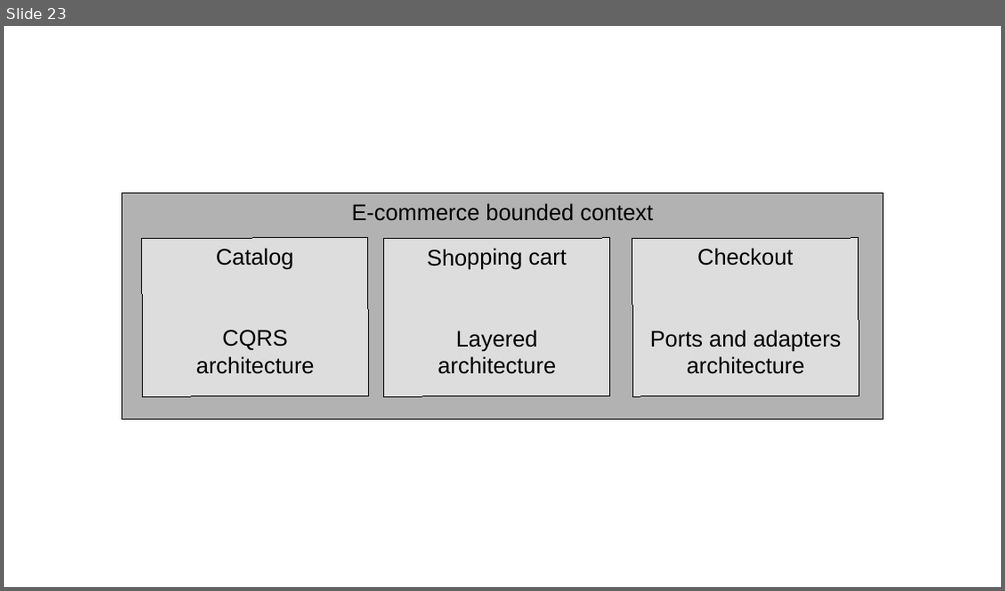
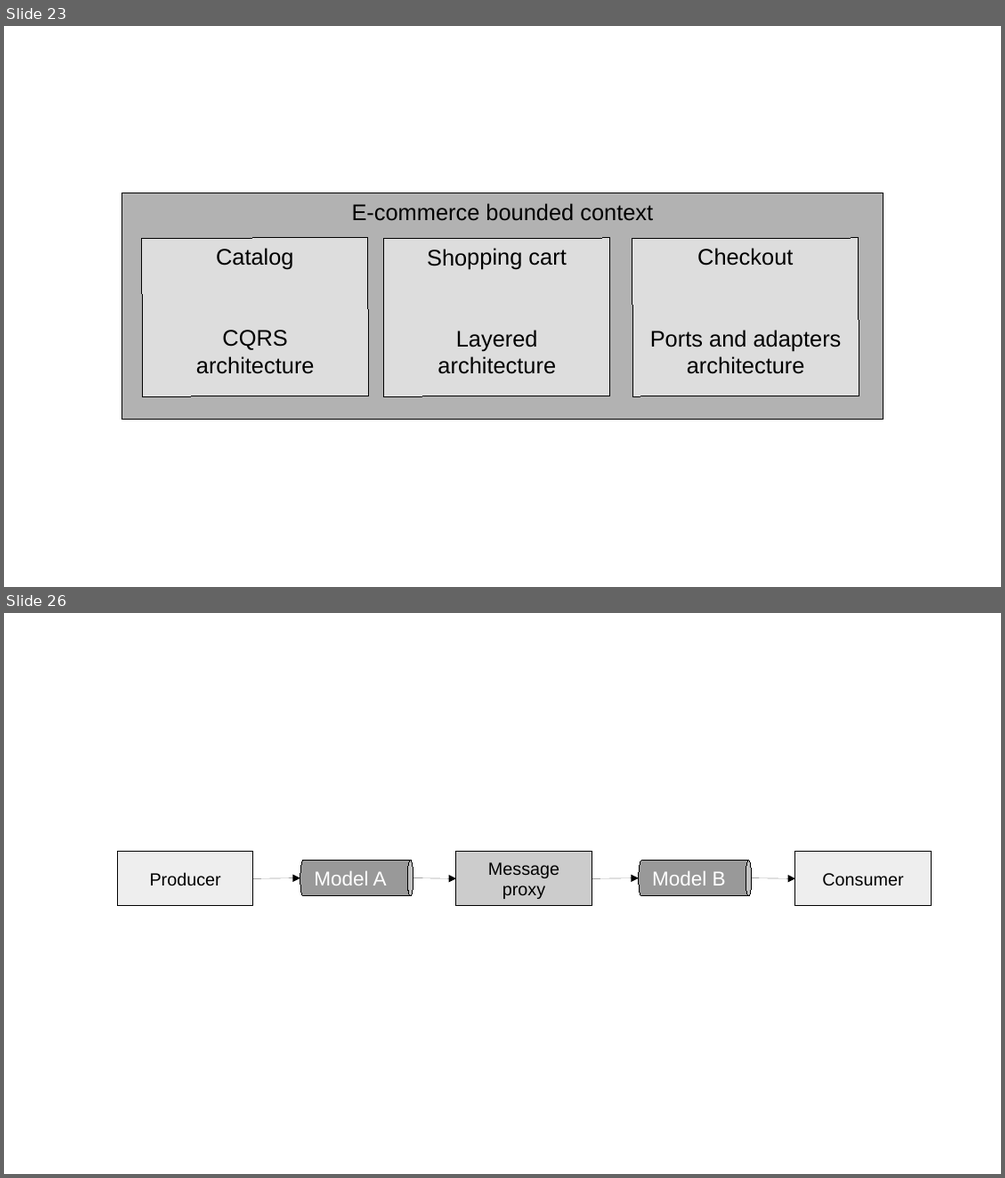
Before and after one commit to megakevin/end-point-blog, a slide deck: 2025/09/high-level-system-analysis-and-design-ddd-part-1/diagrams.odp. Shown one above the other, each under a label of ours: slide 23 before the commit, slides 23 and 26 after it; the slides between them are not shown. The pictures are 1005x591 and 1005x1178 pixels, drawn with LibreOffice and Linux fonts; fonts in the diff are those of the drawing. Boxes give left, top, right and bottom in pixels: in the first picture for what was removed or moved away, otherwise in the second. Text is boxed around its words. In the diff, an @@ line names an element or a change of style, - is before the commit and + after.

```diff
--- a/2025/09/high-level-system-analysis-and-design-ddd-part-1/diagrams.odp
+++ b/2025/09/high-level-system-analysis-and-design-ddd-part-1/diagrams.odp
@@ slide 26 added at (4,613,1001,1174), background #FFFFFF @@
@@ rectangle added at (95,834,954,925), fill #FFFFFF, outline #FFFFFF 0 pt @@
@@ rectangle added at (118,852,254,906), fill #EEEEEE, outline #000000 0 pt, 14 pt, text #000000 @@
+Producer
@@ rectangle added at (456,852,592,906), fill #CCCCCC, outline #000000 0 pt, 14 pt, text #000000 @@
+Message proxy
@@ rectangle added at (795,852,931,906), fill #EEEEEE, outline #000000 0 pt, 14 pt, text #000000 @@
+Consumer
@@ arrow added from (254, 879) to (300, 878), #000000 0 pt @@
@@ cylinder added at (300,860,413,896), fill #999999, outline #000000 0 pt @@
@@ text added at (314,871,387,885), 16 pt, text #FFFFFF @@
+Model A
@@ arrow added from (413, 878) to (456, 879), #000000 0 pt @@
@@ arrow added from (592, 879) to (639, 878), #000000 0 pt @@
@@ cylinder added at (639,860,752,897), fill #999999, outline #000000 0 pt @@
@@ text added at (652,871,726,885), 16 pt, text #FFFFFF @@
+Model B
@@ arrow added from (752, 878) to (795, 879), #000000 0 pt @@
```
Also in this commit, not shown: 6 other slides added, 8 other files.
